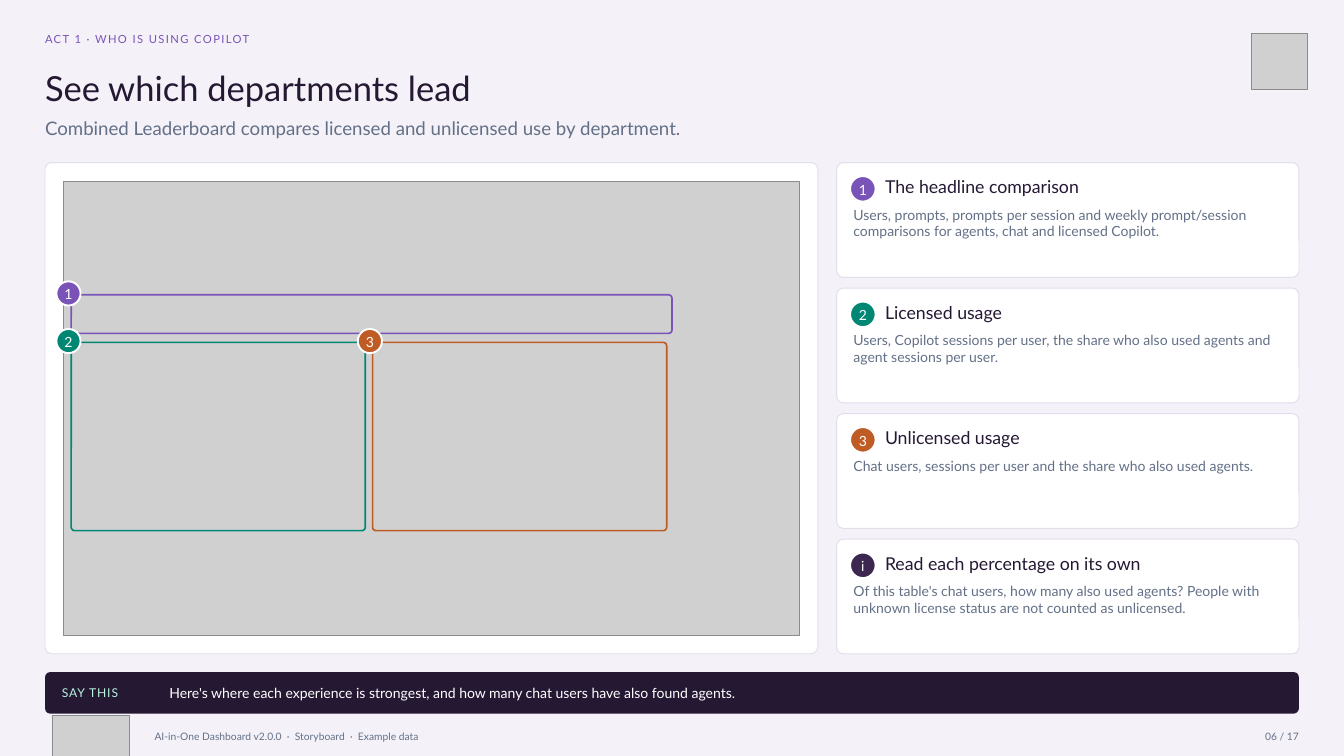
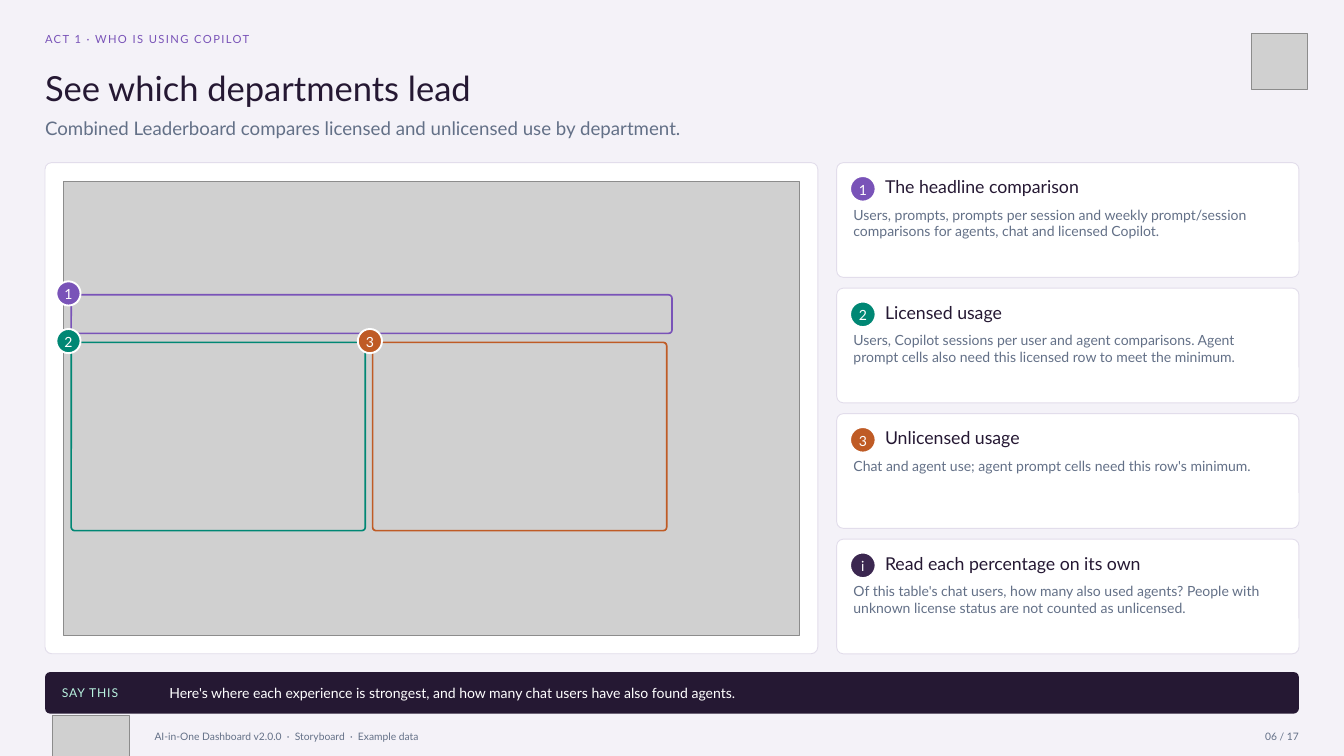
Before and after one commit to microsoft/AI-in-One-Dashboard, a slide deck: slide 6 of AI-in-One-v2.0.0-Storyboard.pptx. Drawn at 1344x756 pixels with LibreOffice and Linux fonts; fonts in the diff are those of the drawing; grey boxes stand for pictures. Boxes give left, top, right and bottom in pixels: in the first picture for what was removed or moved away, otherwise in the second. Text is boxed around its words. In the diff, an @@ line names an element or a change of style, - is before the commit and + after.

```diff
--- a/AI-in-One-v2.0.0-Storyboard.pptx
+++ b/AI-in-One-v2.0.0-Storyboard.pptx
@@ text at [853, 334, 1235, 365]: text changed @@
-Users, Copilot sessions per user, the share who also used agents and agent sessions per user.
+Users, Copilot sessions per user and agent comparisons. Agent prompt cells also need this licensed row to meet the minimum.
@@ text at [853, 460, 1251, 474]: text changed @@
-Chat users, sessions per user and the share who also used agents.
+Chat and agent use; agent prompt cells need this row's minimum.
```
Also in this commit, not shown: 9 other slides changed, 49 other files.
